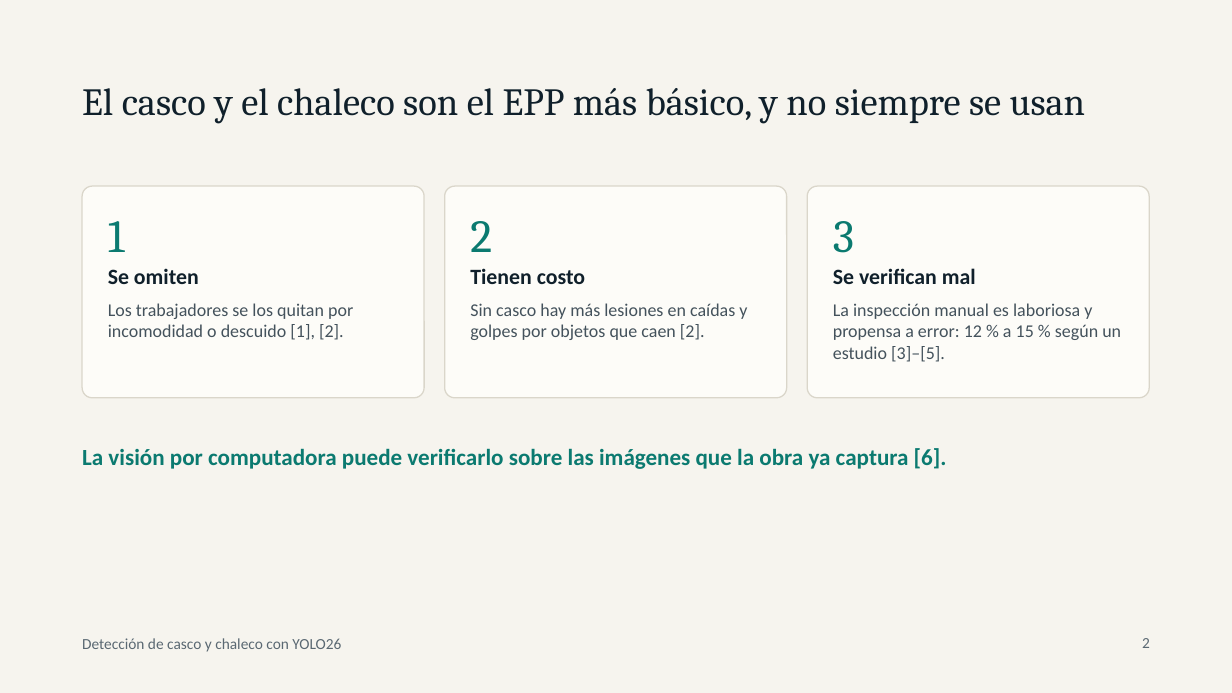
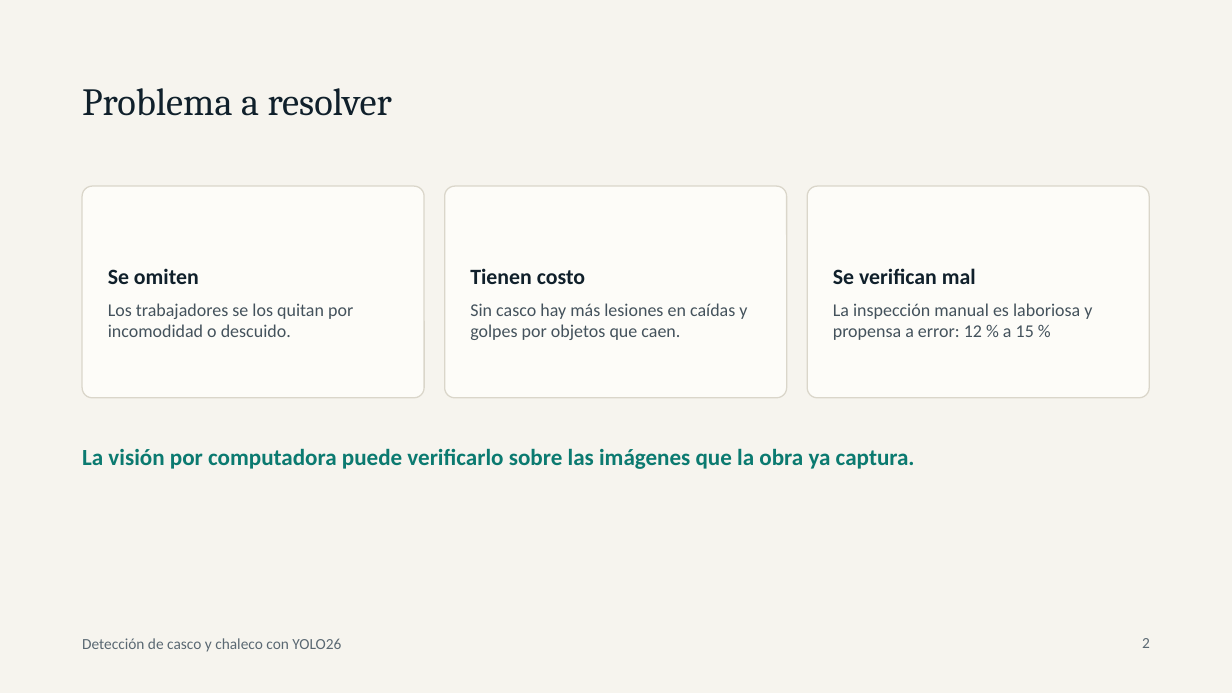
Before and after one commit to agajinformatica/Vision_por_computadora, a slide deck: slide 2 of TRABAJO GRUPAL/doc-borrador/Presentacion_Paper_EPP_YOLO26.pptx. Drawn at 1232x693 pixels with LibreOffice and Linux fonts; fonts in the diff are those of the drawing. Boxes give left, top, right and bottom in pixels: in the first picture for what was removed or moved away, otherwise in the second. Text is boxed around its words. In the diff, an @@ line names an element or a change of style, - is before the commit and + after.

```diff
--- a/TRABAJO GRUPAL/doc-borrador/Presentacion_Paper_EPP_YOLO26.pptx
+++ b/TRABAJO GRUPAL/doc-borrador/Presentacion_Paper_EPP_YOLO26.pptx
@@ title at (82, 88, 392, 116): text changed @@
-El casco y el chaleco son el EPP más básico, y no siempre se usan
+Problema a resolver
@@ text removed at (108, 221, 125, 252) @@
-1
@@ text removed at (470, 221, 492, 252) @@
-2
@@ text removed at (833, 221, 854, 253) @@
-3
@@ text at (108, 303, 353, 337): text changed @@
-Los trabajadores se los quitan por incomodidad o descuido [1], [2].
+Los trabajadores se los quitan por incomodidad o descuido.
@@ text at (470, 303, 747, 340): text changed @@
-Sin casco hay más lesiones en caídas y golpes por objetos que caen [2].
+Sin casco hay más lesiones en caídas y golpes por objetos que caen.
@@ text at (833, 303, 1092, 340): text changed @@
-La inspección manual es laboriosa y propensa a error: 12 % a 15 % según un estudio [3]–[5].
+La inspección manual es laboriosa y propensa a error: 12 % a 15 %
@@ text at (82, 448, 915, 469): text changed @@
-La visión por computadora puede verificarlo sobre las imágenes que la obra ya captura [6].
+La visión por computadora puede verificarlo sobre las imágenes que la obra ya captura.
```
Also in this commit, not shown: 7 other slides changed, 1 slide removed.
